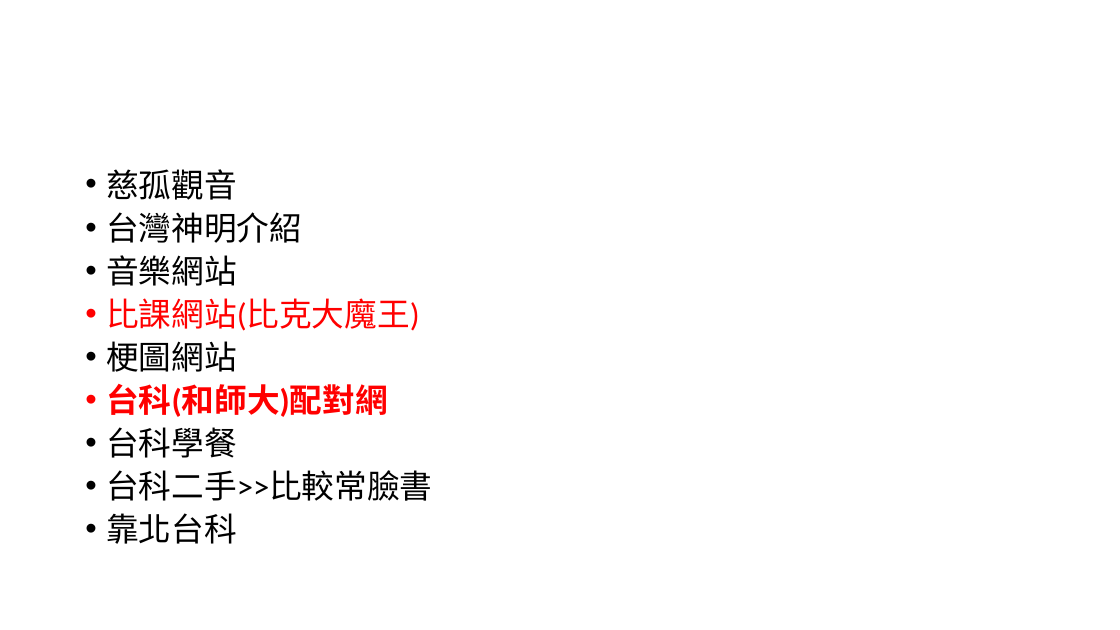
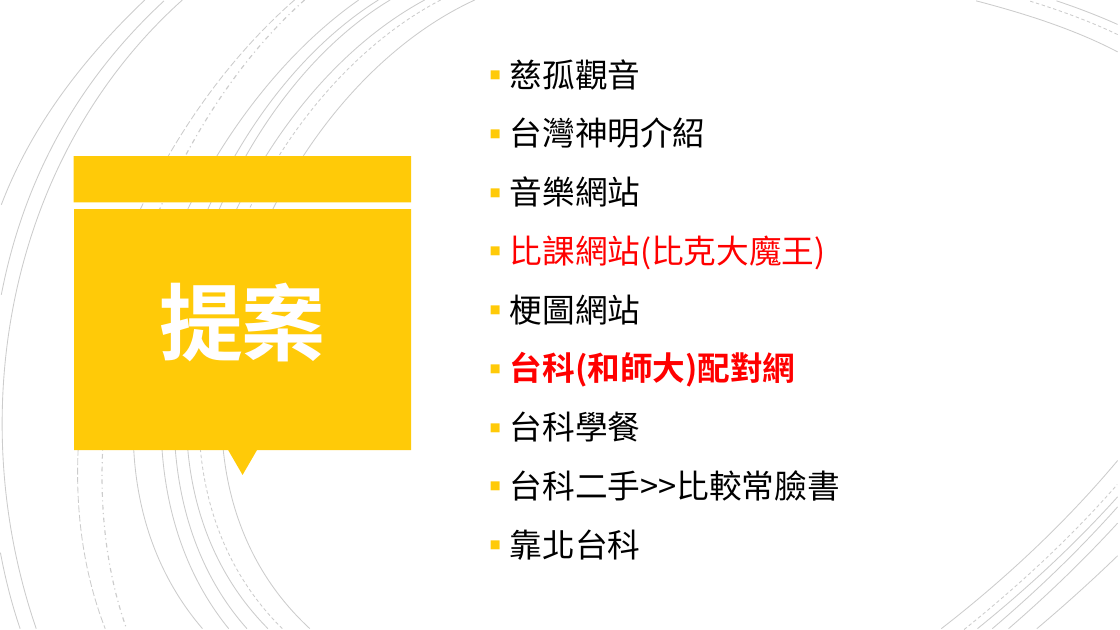
Before and after one commit to NTUST/108-team12, a slide deck: slide 2 of conference.pptx. Drawn at 1120x630 pixels with LibreOffice and Linux fonts; fonts in the diff are those of the drawing. Boxes give left, top, right and bottom in pixels: in the first picture for what was removed or moved away, otherwise in the second. Text is boxed around its words. In the diff, an @@ line names an element or a change of style, - is before the commit and + after.

```diff
--- a/conference.pptx
+++ b/conference.pptx
@@ group added at (x1=0, y1=0, x2=1118, y2=630): 21 freeform shapes @@
@@ text "慈孤觀音" moved from (x1=106, y1=169, x2=432, y2=544) to (x1=510, y1=117, x2=840, y2=560) @@
@@ text "慈孤觀音" at (x1=510, y1=117, x2=840, y2=560): font Calibri to Noto Sans CJK SC; bullet • to ▪; line spacing 0.8 to 1.2; vertical alignment top to middle @@
@@ rectangle added at (x1=74, y1=156, x2=412, y2=202), fill #FFCA08 @@
@@ rectangle added at (x1=74, y1=209, x2=411, y2=450), fill #FFCA08 @@
@@ title added at (x1=159, y1=282, x2=325, y2=362), 72 pt, text #FFFEFF, bold @@
+提案
@@ triangle added at (x1=228, y1=450, x2=257, y2=476), fill #FFCA08 @@
```
Also in this commit, not shown: 2 other slides changed, 1 slide added, 1 slide removed.
